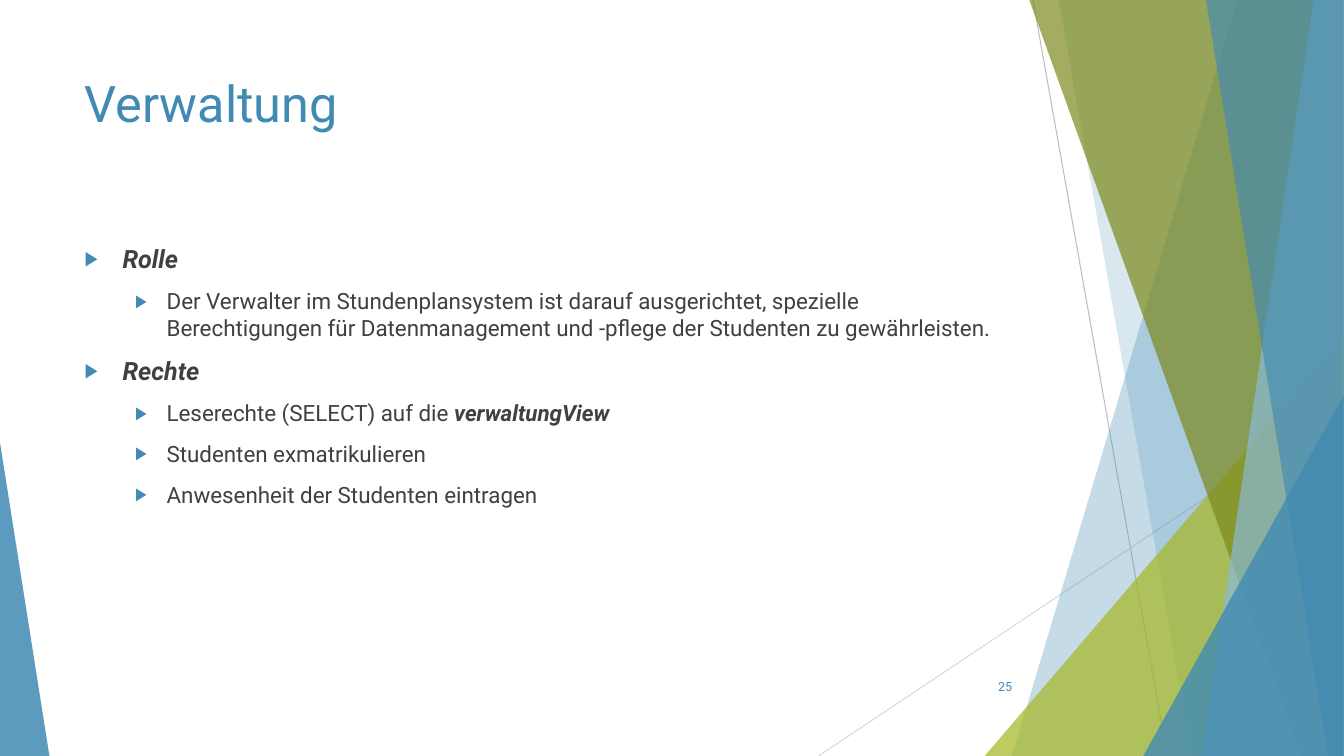
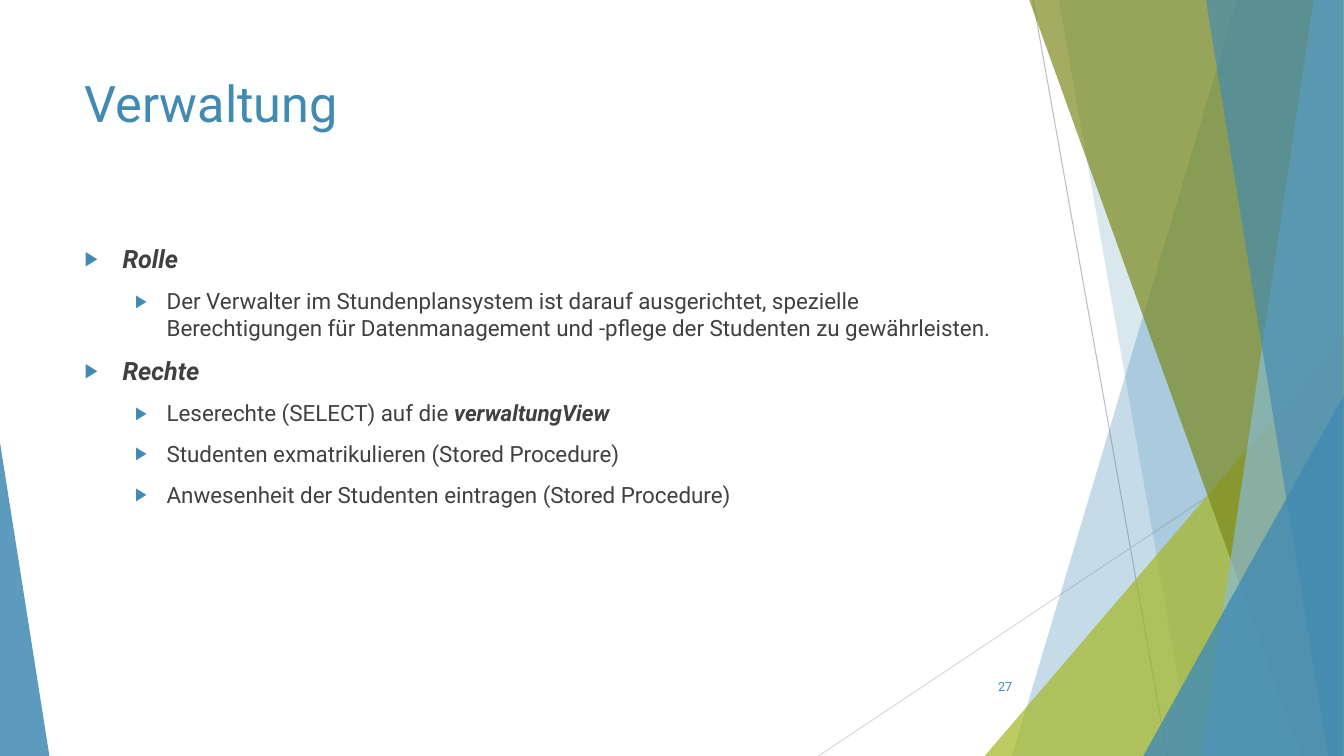
Before and after one commit to ThorbenKonopka/db_WS23_24, a slide deck: slide 27 of Präsentation/Präsentation.pptx (slide 25 before the commit). Drawn at 1344x756 pixels with LibreOffice and Linux fonts; fonts in the diff are those of the drawing. Boxes give left, top, right and bottom in pixels: in the first picture for what was removed or moved away, otherwise in the second. Text is boxed around its words. In the diff, an @@ line names an element or a change of style, - is before the commit and + after.

```diff
--- a/Präsentation/Präsentation.pptx
+++ b/Präsentation/Präsentation.pptx
@@ text at (167, 444, 731, 508): text changed @@
-  ▶ Studenten exmatrikulieren
-  ▶ Anwesenheit der Studenten eintragen
+  ▶ Studenten exmatrikulieren (Stored Procedure)
+  ▶ Anwesenheit der Studenten eintragen (Stored Procedure)
@@ page number at (998, 682, 1012, 691): text changed @@
-25
+27
```
Also in this commit, not shown: 23 other slides changed, 5 slides added, 3 slides removed.
